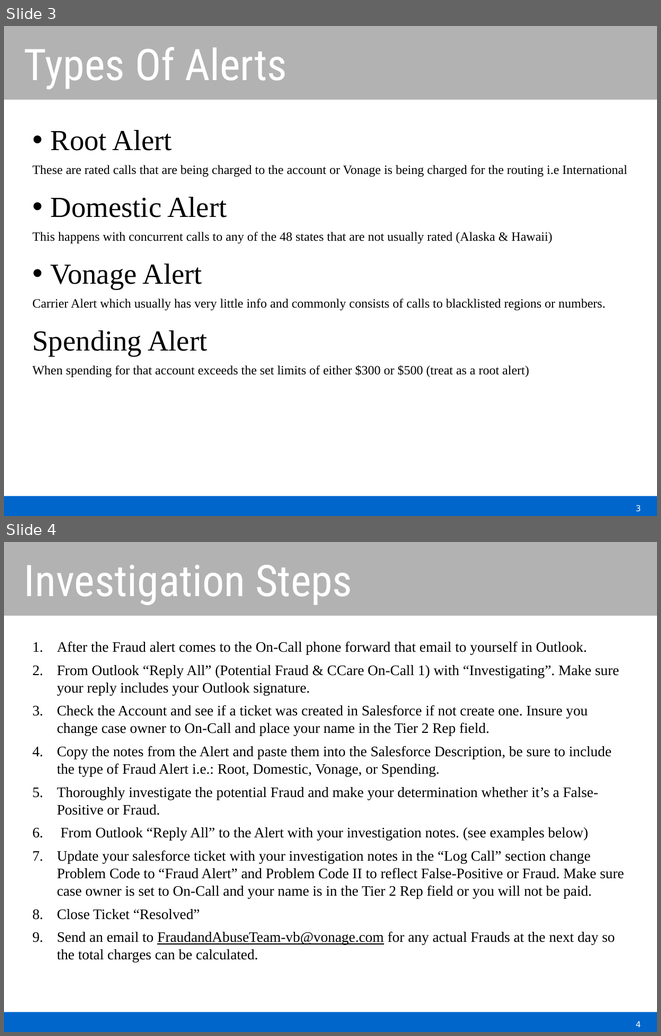
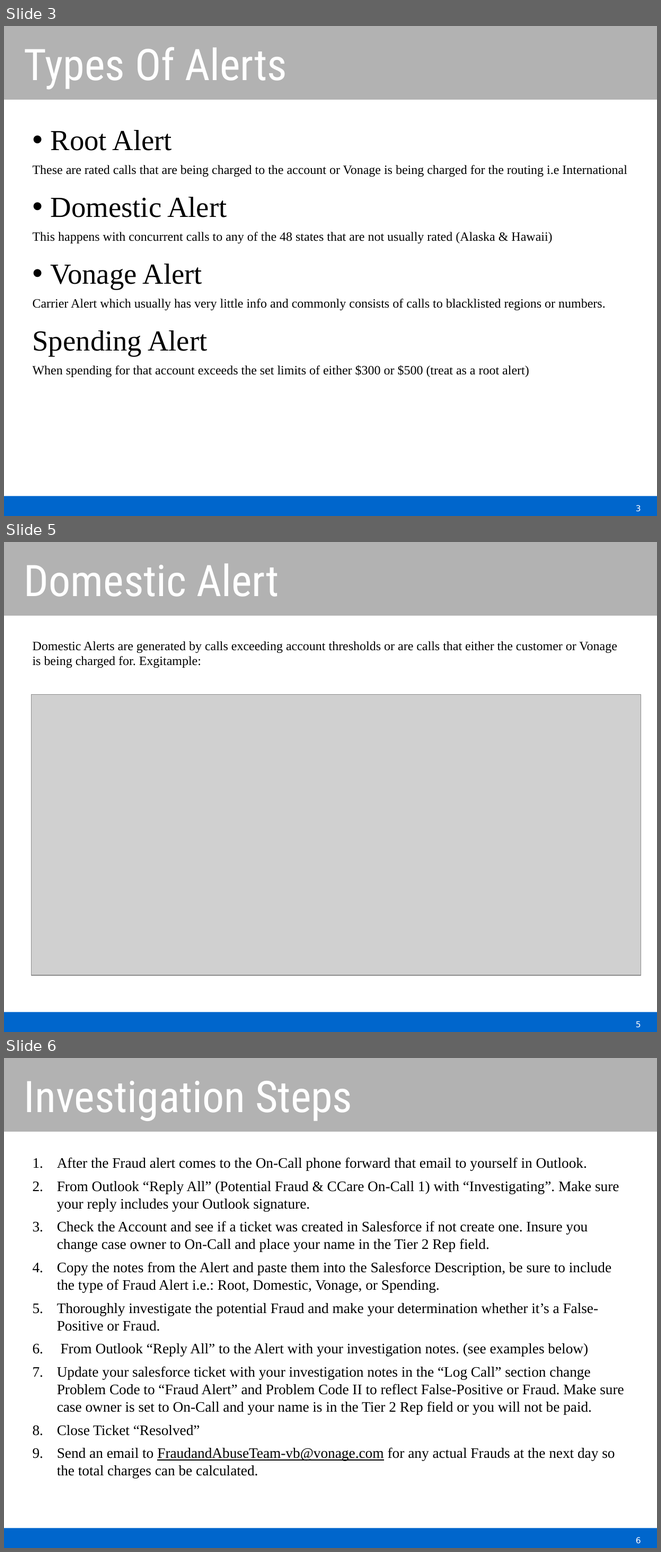
Before and after one commit to tbmillikin/Fraud-Procedures, a slide deck: On-CallFraudProcedures.pptx. Shown one above the other, each under a label of ours: slides 3 and 4 before the commit, slides 3, 5 and 6 after it; the slides between them are not shown. The pictures are 661x1036 and 661x1552 pixels, drawn with LibreOffice and Linux fonts; fonts in the diff are those of the drawing; grey boxes stand for pictures; background and template pictures are left out. Boxes give left, top, right and bottom in pixels: in the first picture for what was removed or moved away, otherwise in the second. Text is boxed around its words. In the diff, an @@ line names an element or a change of style, - is before the commit and + after.

Commit message:
Update Root and Domestic

```diff
--- a/On-CallFraudProcedures.pptx
+++ b/On-CallFraudProcedures.pptx
@@ slide 5 added at <box>4,542,657,1032</box>, background picture (left out); not listed: 2 template elements that a slide beside it also shows @@
@@ title added at <box>24,563,279,597</box>, 48 pt, text #FFFFFF @@
+Domestic Alert
@@ text added at <box>33,641,617,668</box>, 14 pt, text #000000 @@
+Domestic Alerts are generated by calls exceeding account thresholds or are calls that either the customer or Vonage is being charged for. Exgitample:
@@ picture added at <box>32,694,641,975</box> @@
@@ page number added at <box>636,1021,641,1027</box>, 9 pt, text #FFFFFF @@
+5
@@ what was slide 4 is now slide 6 @@
@@ page number at <box>636,1537,641,1543</box>: text changed @@
-4
+6
```
Also in this commit, not shown: 1 other slide added.
